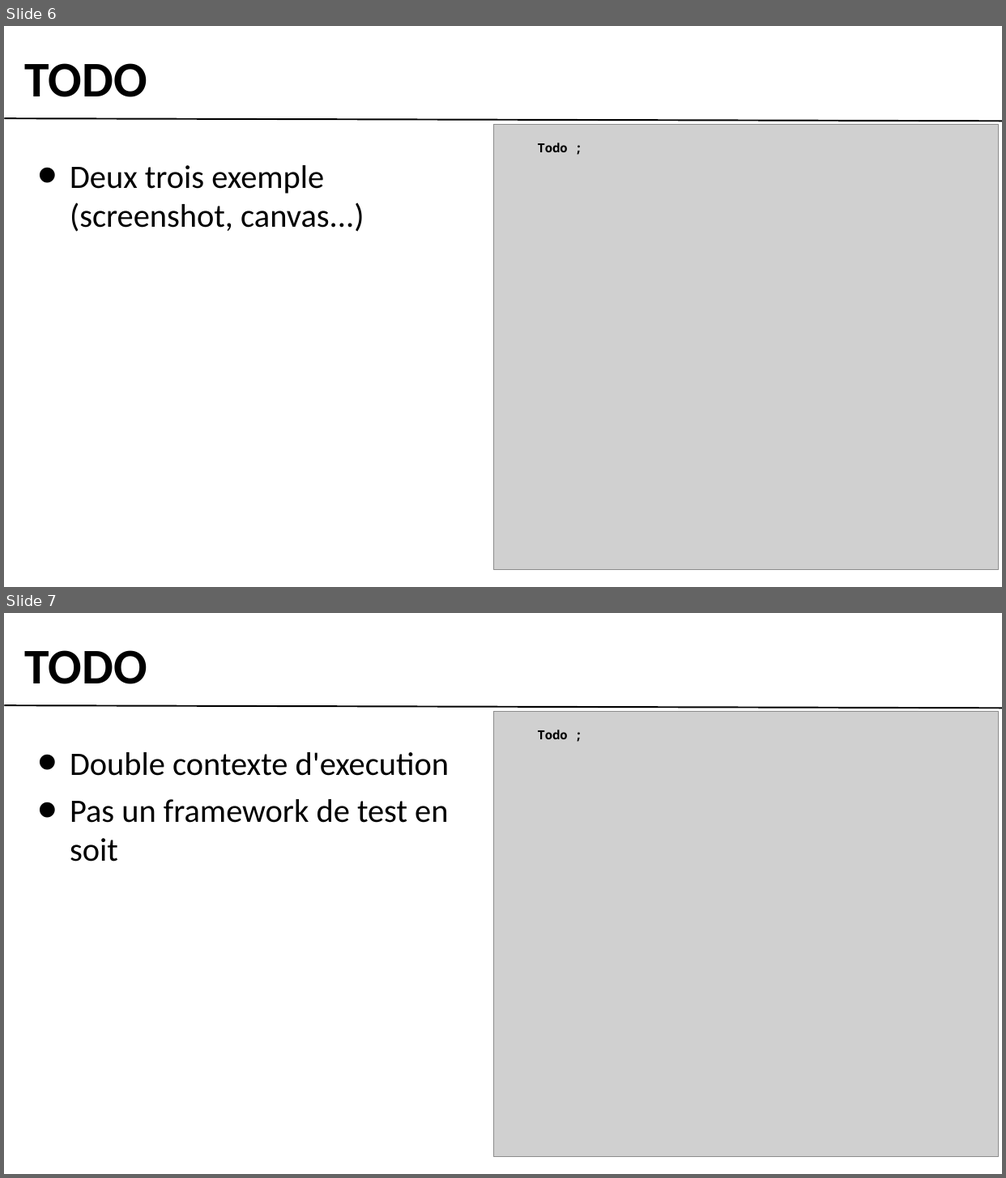
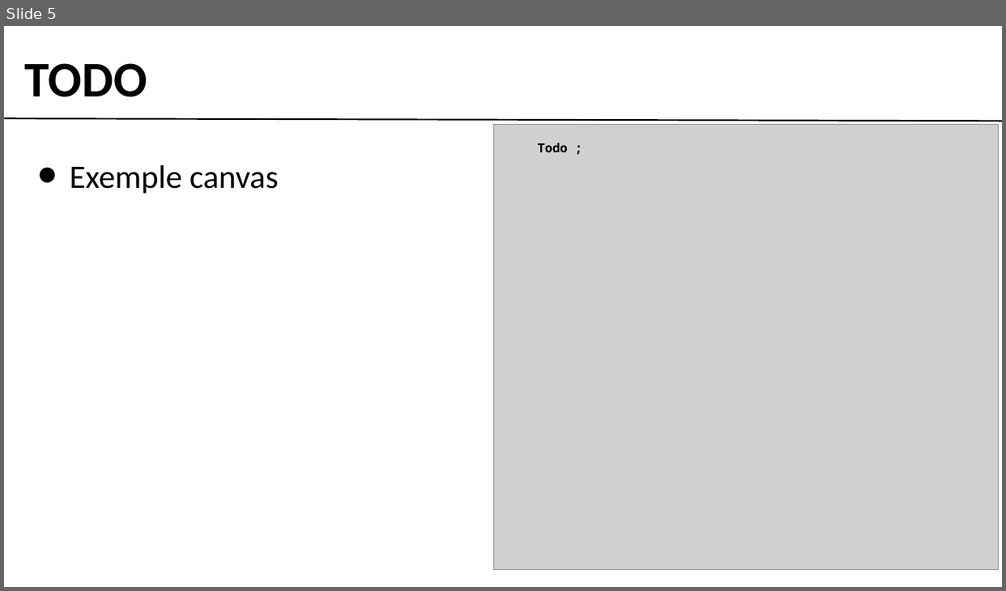
Before and after one commit to gobengo/devoxx-panorama-js-testing, a slide deck: doc/phantom_part.ppt. Shown one above the other, each under a label of ours: slides 6 and 7 before the commit, slide 5 after it. The pictures are 1006x1178 and 1006x591 pixels, drawn with LibreOffice and Linux fonts; fonts in the diff are those of the drawing; grey boxes stand for pictures; background and template pictures are left out. Boxes give left, top, right and bottom in pixels: in the first picture for what was removed or moved away, otherwise in the second. Text is boxed around its words. In the diff, an @@ line names an element or a change of style, - is before the commit and + after.

```diff
--- a/doc/phantom_part.ppt
+++ b/doc/phantom_part.ppt
@@ slide 7 removed at (4, 613, 1002, 1174), background #FFFFFF; not listed: 1 template element that a slide beside it also shows @@
@@ text removed at (25, 650, 147, 684) @@
-TODO
@@ picture removed at (494, 712, 999, 1157) @@
@@ text removed at (538, 730, 568, 739) @@
-Todo ;
@@ text removed at (70, 752, 450, 862) @@
-• Double contexte d'execution
-• Pas un framework de test en soit
@@ what was slide 6 is now slide 5 @@
@@ slide 5 changed as well @@
@@ text at (70, 165, 279, 194): text changed @@
-• Deux trois exemple (screenshot, canvas...)
+• Exemple canvas
```
Also in this commit, not shown: 3 other slides changed, 5 slides added, 2 other slides removed, 1 other file.
